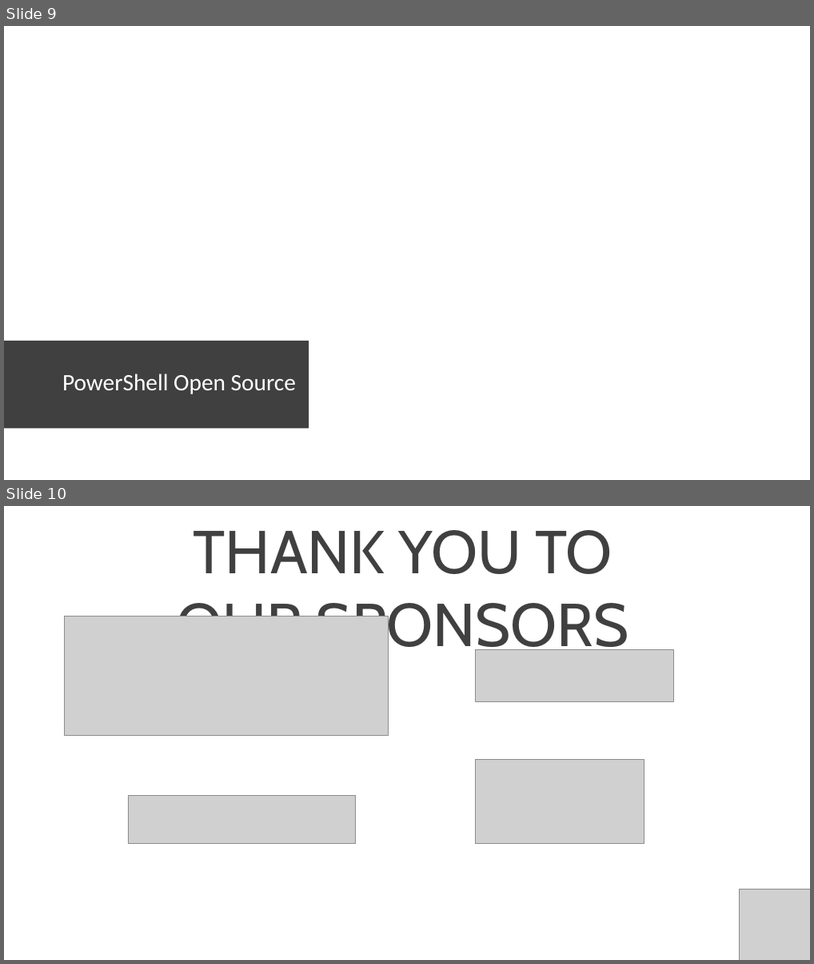
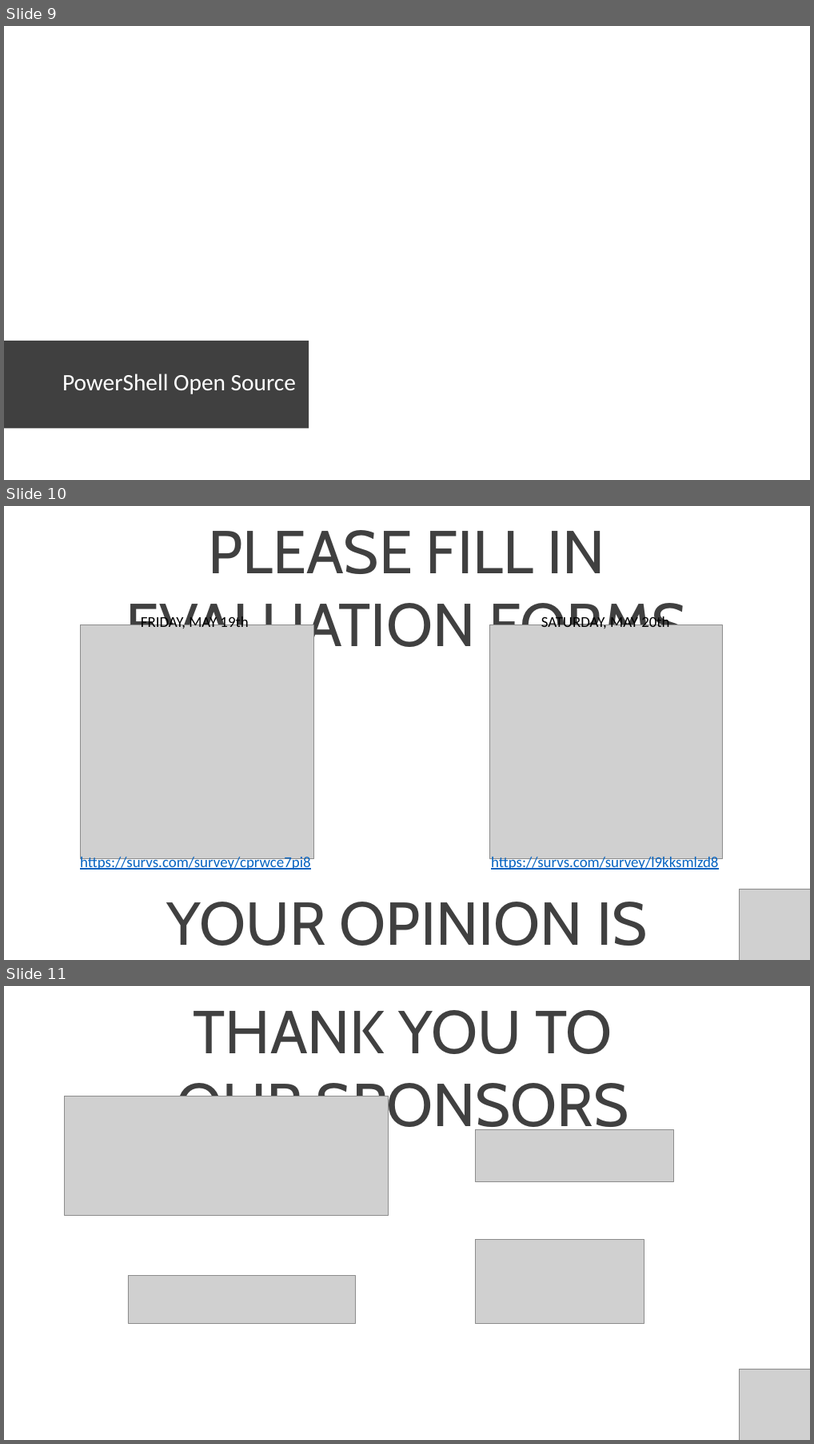
Before and after one commit to jaapbrasser/Events, a slide deck: TugaITLisbon2017/A brave new world – Mac OS X, PowerShell and Linux/A brave new world – Mac OS X, PowerShell and Linux.pptx. Shown one above the other, each under a label of ours: slides 9 and 10 before the commit, slides 9, 10 and 11 after it. The pictures are 814x964 and 814x1444 pixels, drawn with LibreOffice and Linux fonts; fonts in the diff are those of the drawing; grey boxes stand for pictures; background and template pictures are left out; a plain dark background stands for a picture behind light text. Boxes give left, top, right and bottom in pixels: in the first picture for what was removed or moved away, otherwise in the second. Text is boxed around its words. In the diff, an @@ line names an element or a change of style, - is before the commit and + after.

Commit message:
Updated feedback QR codes

```diff
--- a/TugaITLisbon2017/A brave new world – Mac OS X, PowerShell and Linux/A brave new world – Mac OS X, PowerShell and Linux.pptx
+++ b/TugaITLisbon2017/A brave new world – Mac OS X, PowerShell and Linux/A brave new world – Mac OS X, PowerShell and Linux.pptx
@@ slide 10 added at (4, 506, 810, 960), background #FFFFFF @@
@@ text added at (126, 530, 687, 659), 72 pt, text #404040 @@
+PLEASE FILL IN EVALUATION FORMS
@@ picture added at (81, 625, 314, 858) @@
@@ text added at (141, 614, 248, 628), 18 pt, text #000000 @@
+FRIDAY, MAY 19th
@@ picture added at (490, 625, 723, 858) @@
@@ text added at (542, 614, 670, 631), 18 pt, text #000000 @@
+SATURDAY, MAY 20th
@@ text added at (80, 854, 311, 871), 18 pt, text #0563C1, underline @@
+https://survs.com/survey/cprwce7pi8
@@ text added at (491, 856, 718, 871), 18 pt, text #0563C1, underline @@
+https://survs.com/survey/l9kksmlzd8
@@ picture added at (740, 888, 810, 960) @@
@@ text added at (166, 901, 647, 945), 72 pt, text #404040 @@
+YOUR OPINION IS IMPORTANT!
@@ what was slide 10 is now slide 11 @@
```
